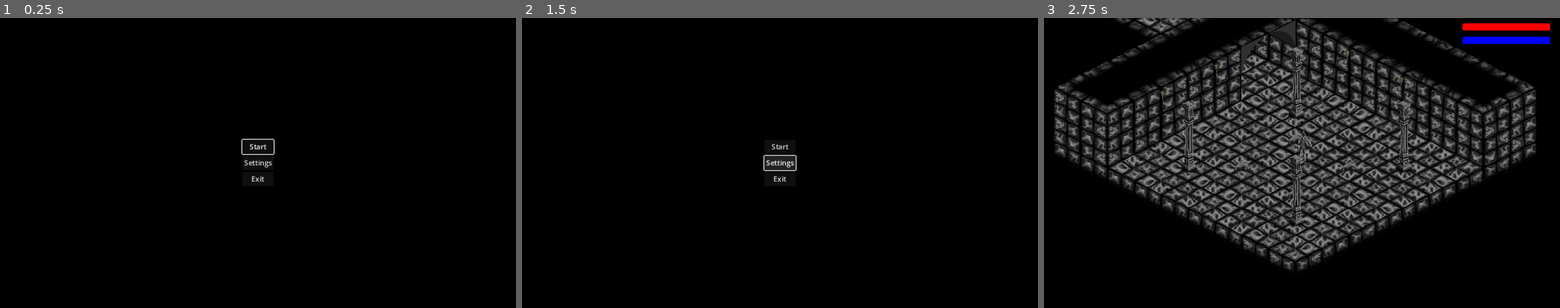
Above: before the commit, frames 1-3 (left to right).
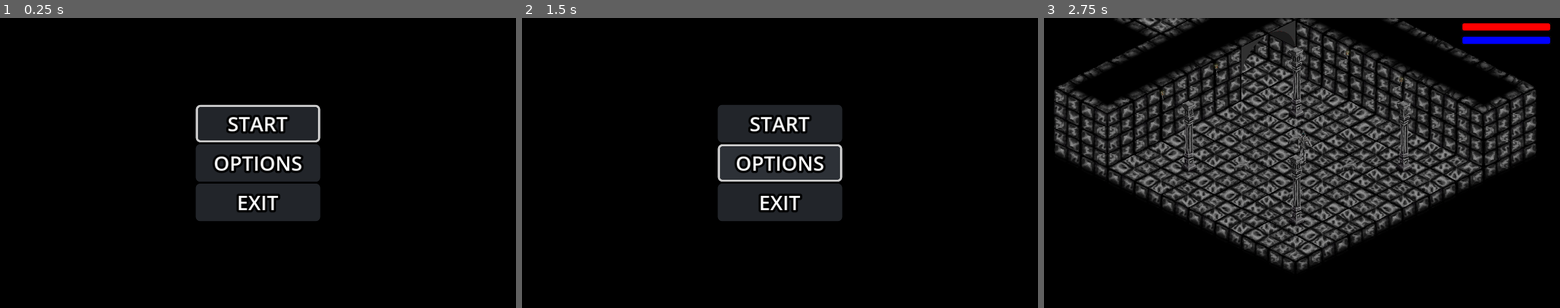
Above: after the commit, the same moments.

Repository: drake-inc/Elderine
Game: Godot game, scene res://Scenes/MainMenu.tscn
The game is run twice, just before and just after one commit, with the same random seed, the same clock (stepped at 60 frames per second) and the same inputs. This scene is started directly instead of the project's main scene.
Inputs (mouse positions are in pixels of both pictures, inside the frame that each line leads up to):
- Up to frame 1 (0.25 s): no input
- Up to frame 2 (1.5 s): click (780, 163) at 0.5 s, where only the run before the commit has a clickable "Settings"; click (780, 163) at 1.25 s, where only the run after the commit has a clickable "OPTIONS"
- Up to frame 3 (2.75 s): click "Start" (after the commit: "START") at 2 s

The runs differ from the first frame. In frame 1, 8.1% of the frame differs, in the area x 37-63%, y 29-70%; in frame 2, 8.2%, in the area x 37-63%, y 30-70%; in frame 3, nothing differs.

Commit message:
Custom menu theme added

Diff:
--- a/Scenes/MainMenu.tscn
+++ b/Scenes/MainMenu.tscn
@@ -1,6 +1,7 @@
-[gd_scene load_steps=2 format=3 uid="uid://b84oijjp25w5l"]
+[gd_scene load_steps=3 format=3 uid="uid://b84oijjp25w5l"]
 
 [ext_resource type="Script" path="res://Scripts/main_menu.gd" id="1_vk2sf"]
+[ext_resource type="Theme" uid="uid://dmdor7nfugx8w" path="res://Themes/menu.tres" id="3_rwt23"]
 
 [node name="MainMenu" type="Control"]
 layout_mode = 3
@@ -11,6 +12,7 @@
 anchor_bottom = 0.5
 grow_horizontal = 2
 grow_vertical = 2
+theme = ExtResource("3_rwt23")
 script = ExtResource("1_vk2sf")
 
 [node name="VBoxContainer" type="VBoxContainer" parent="."]
@@ -30,17 +32,23 @@
 [node name="Start" type="Button" parent="VBoxContainer"]
 layout_mode = 2
 focus_neighbor_top = NodePath("../Exit")
-text = "Start"
+mouse_default_cursor_shape = 2
+text = "START"
 
-[node name="Settings" type="Button" parent="VBoxContainer"]
+[node name="Options" type="Button" parent="VBoxContainer"]
 layout_mode = 2
-text = "Settings"
+mouse_default_cursor_shape = 2
+text = "OPTIONS"
 
 [node name="Exit" type="Button" parent="VBoxContainer"]
 layout_mode = 2
 focus_neighbor_bottom = NodePath("../Start")
-text = "Exit"
+mouse_default_cursor_shape = 2
+text = "EXIT"
 
+[connection signal="mouse_entered" from="VBoxContainer/Start" to="." method="_on_start_mouse_entered"]
 [connection signal="pressed" from="VBoxContainer/Start" to="." method="_on_start_pressed"]
-[connection signal="pressed" from="VBoxContainer/Settings" to="." method="_on_settings_pressed"]
+[connection signal="mouse_entered" from="VBoxContainer/Options" to="." method="_on_options_mouse_entered"]
+[connection signal="pressed" from="VBoxContainer/Options" to="." method="_on_options_pressed"]
+[connection signal="mouse_entered" from="VBoxContainer/Exit" to="." method="_on_exit_mouse_entered"]
 [connection signal="pressed" from="VBoxContainer/Exit" to="." method="_on_exit_pressed"]
--- a/Scenes/UI.tscn
+++ b/Scenes/UI.tscn
@@ -1,9 +1,9 @@
 [gd_scene load_steps=5 format=3 uid="uid://rwijlaawx7cw"]
 
-[ext_resource type="Script" path="res://Scripts/UI.gd" id="1_2xjy2"]
-[ext_resource type="StyleBox" uid="uid://bbw6fsyrajqo3" path="res://Textures/Styles/BarBackground.tres" id="1_ftnvk"]
-[ext_resource type="StyleBox" uid="uid://d3ru27ipkjikm" path="res://Textures/Styles/HealthFill.tres" id="2_d2p7r"]
-[ext_resource type="StyleBox" uid="uid://clfb7x5sdxfl3" path="res://Textures/Styles/ManaFill.tres" id="3_l0to4"]
+[ext_resource type="Script" path="res://Scripts/ui.gd" id="1_2xjy2"]
+[ext_resource type="StyleBox" uid="uid://bbw6fsyrajqo3" path="res://Styles/range_background.tres" id="1_ftnvk"]
+[ext_resource type="StyleBox" uid="uid://d3ru27ipkjikm" path="res://Styles/range_health.tres" id="2_d2p7r"]
+[ext_resource type="StyleBox" uid="uid://clfb7x5sdxfl3" path="res://Styles/range_mana.tres" id="3_l0to4"]
 
 [node name="UI" type="CanvasLayer"]
 script = ExtResource("1_2xjy2")
--- a/Scripts/main_menu.gd
+++ b/Scripts/main_menu.gd
@@ -6,10 +6,17 @@
 func _on_start_pressed() -> void:
 	get_tree().change_scene_to_file("res://Scenes/Level.tscn")
 
+func _on_start_mouse_entered() -> void:
+	$VBoxContainer/Start.grab_focus()
 
-func _on_settings_pressed() -> void:
+func _on_option_pressed() -> void:
 	pass # TODO add settings
 
+func _on_options_mouse_entered() -> void:
+	$VBoxContainer/Options.grab_focus()
 
 func _on_exit_pressed() -> void:
 	get_tree().quit()
+
+func _on_exit_mouse_entered() -> void:
+	$VBoxContainer/Exit.grab_focus()
--- /dev/null
+++ b/Styles/textbox_focus.tres
@@ -0,0 +1,12 @@
+[gd_resource type="StyleBoxFlat" format=3 uid="uid://fjpubi12n62e"]
+
+[resource]
+bg_color = Color(0, 0, 0, 0)
+border_width_left = 5
+border_width_top = 5
+border_width_right = 5
+border_width_bottom = 5
+corner_radius_top_left = 10
+corner_radius_top_right = 10
+corner_radius_bottom_right = 10
+corner_radius_bottom_left = 10
--- /dev/null
+++ b/Styles/textbox_hover.tres
@@ -0,0 +1,13 @@
+[gd_resource type="StyleBoxFlat" format=3 uid="uid://b425l3jpln48t"]
+
+[resource]
+content_margin_left = 40.0
+content_margin_top = 10.0
+content_margin_right = 40.0
+content_margin_bottom = 10.0
+bg_color = Color(0.175859, 0.192301, 0.216964, 1)
+corner_radius_top_left = 10
+corner_radius_top_right = 10
+corner_radius_bottom_right = 10
+corner_radius_bottom_left = 10
+shadow_size = 6
--- /dev/null
+++ b/Styles/textbox_normal.tres
@@ -0,0 +1,13 @@
+[gd_resource type="StyleBoxFlat" format=3 uid="uid://ctbfg488rlij3"]
+
+[resource]
+content_margin_left = 40.0
+content_margin_top = 10.0
+content_margin_right = 40.0
+content_margin_bottom = 10.0
+bg_color = Color(0.131891, 0.145317, 0.165456, 1)
+corner_radius_top_left = 10
+corner_radius_top_right = 10
+corner_radius_bottom_right = 10
+corner_radius_bottom_left = 10
+shadow_size = 6
--- /dev/null
+++ b/Styles/textbox_pressed.tres
@@ -0,0 +1,13 @@
+[gd_resource type="StyleBoxFlat" format=3 uid="uid://ds1r7fxt71nq0"]
+
+[resource]
+content_margin_left = 40.0
+content_margin_top = 10.0
+content_margin_right = 40.0
+content_margin_bottom = 10.0
+bg_color = Color(0.10099, 0.112247, 0.129134, 1)
+corner_radius_top_left = 10
+corner_radius_top_right = 10
+corner_radius_bottom_right = 10
+corner_radius_bottom_left = 10
+shadow_size = 6
--- /dev/null
+++ b/Themes/menu.tres
@@ -0,0 +1,18 @@
+[gd_resource type="Theme" load_steps=4 format=3 uid="uid://dmdor7nfugx8w"]
+
+[ext_resource type="StyleBox" uid="uid://fjpubi12n62e" path="res://Styles/textbox_focus.tres" id="1_u11ok"]
+[ext_resource type="StyleBox" uid="uid://b425l3jpln48t" path="res://Styles/textbox_hover.tres" id="2_tmboe"]
+[ext_resource type="StyleBox" uid="uid://ctbfg488rlij3" path="res://Styles/textbox_normal.tres" id="3_eq1s0"]
+
+[resource]
+default_font_size = 45
+Button/colors/font_color = Color(1, 1, 1, 1)
+Button/colors/font_disabled_color = Color(0.686275, 0.686275, 0.686275, 0.470588)
+Button/colors/font_focus_color = Color(1, 1, 1, 1)
+Button/colors/font_hover_color = Color(1, 1, 1, 1)
+Button/colors/font_outline_color = Color(0, 0, 0, 1)
+Button/colors/font_pressed_color = Color(1, 1, 1, 1)
+Button/constants/outline_size = 20
+Button/styles/focus = ExtResource("1_u11ok")
+Button/styles/hover = ExtResource("2_tmboe")
+Button/styles/normal = ExtResource("3_eq1s0")
Renamed: Textures/Styles/BarBackground.tres -> Styles/range_background.tres
Renamed: Textures/Styles/HealthFill.tres -> Styles/range_health.tres
Renamed: Textures/Styles/ManaFill.tres -> Styles/range_mana.tres
